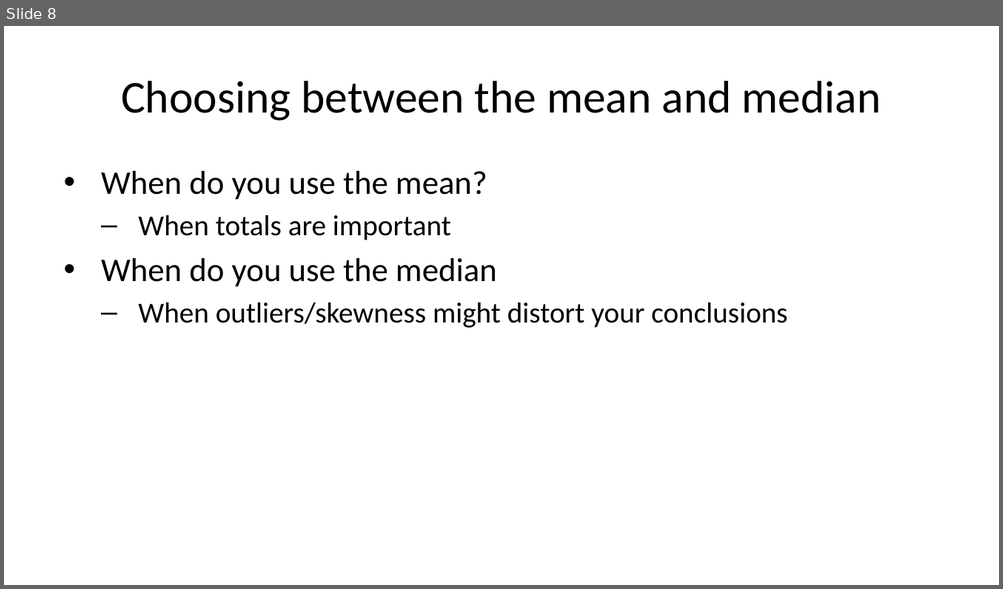
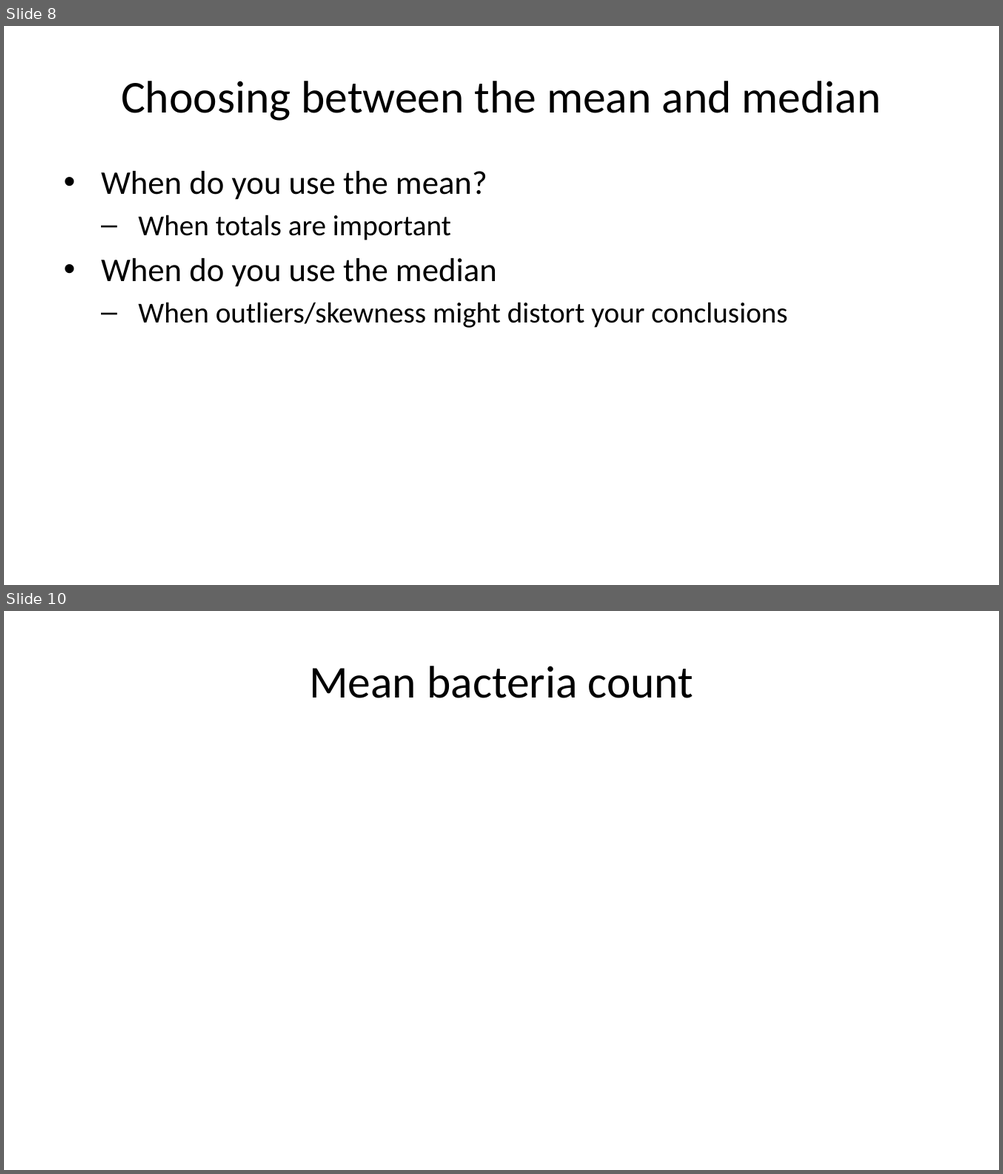
Before and after one commit to pmean/talks, a slide deck: clinical-statistics/day-one.pptx. Shown one above the other, each under a label of ours: slide 8 before the commit, slides 8 and 10 after it; the slides between them are not shown. The pictures are 1003x589 and 1003x1174 pixels, drawn with LibreOffice and Linux fonts; fonts in the diff are those of the drawing. Boxes give left, top, right and bottom in pixels: in the first picture for what was removed or moved away, otherwise in the second. Text is boxed around its words. In the diff, an @@ line names an element or a change of style, - is before the commit and + after.

```diff
--- a/clinical-statistics/day-one.pptx
+++ b/clinical-statistics/day-one.pptx
@@ slide 10 added at [4, 611, 999, 1170], background #FFFFFF @@
@@ title added at [309, 666, 694, 698], 33 pt, text #000000 @@
+Mean bacteria count
```
Also in this commit, not shown: 8 other slides added, 3 other files.
